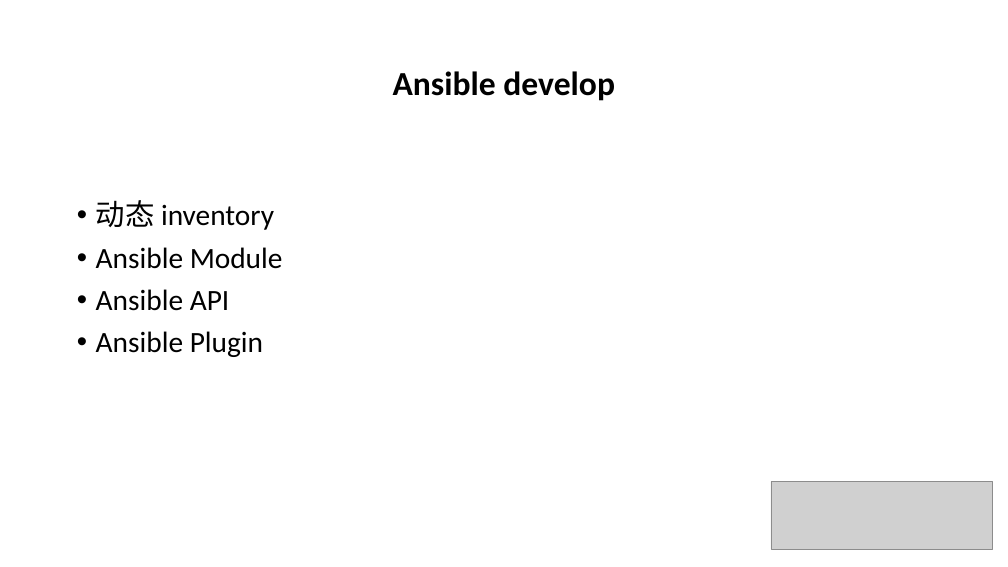
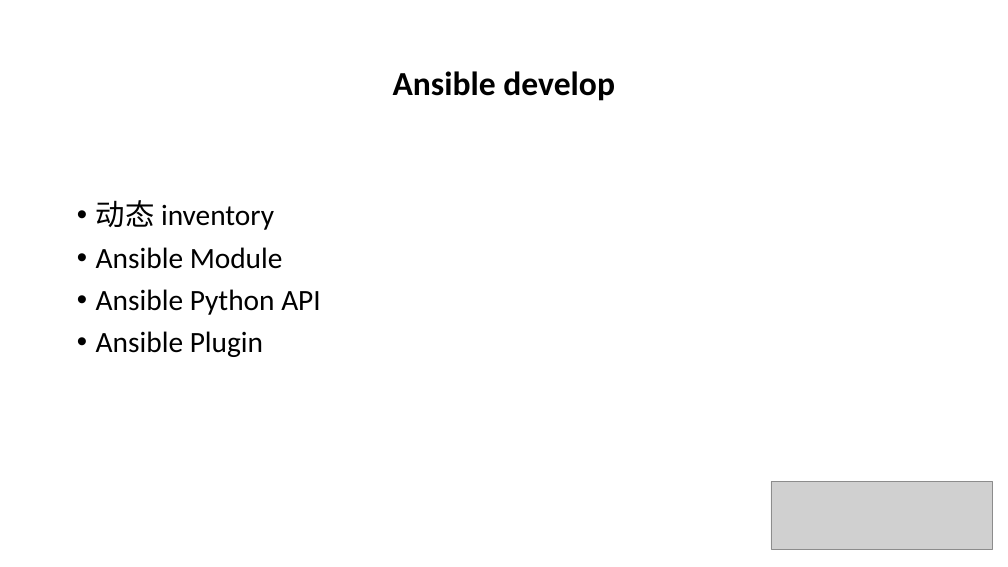
Before and after one commit to leeyan85/ansible-develop, a slide deck: slide 3 of 06-Ansible develop.pptx. Drawn at 1008x567 pixels with LibreOffice and Linux fonts; fonts in the diff are those of the drawing; grey boxes stand for pictures. Boxes give left, top, right and bottom in pixels: in the first picture for what was removed or moved away, otherwise in the second. Text is boxed around its words. In the diff, an @@ line names an element or a change of style, - is before the commit and + after.

```diff
--- a/06-Ansible develop.pptx
+++ b/06-Ansible develop.pptx
@@ text at <box>96,289,321,315</box>: text changed @@
-• Ansible API
+• Ansible Python API
```
Also in this commit, not shown: 5 other slides changed, 1 slide added, 2 slides removed, 8 other files.
